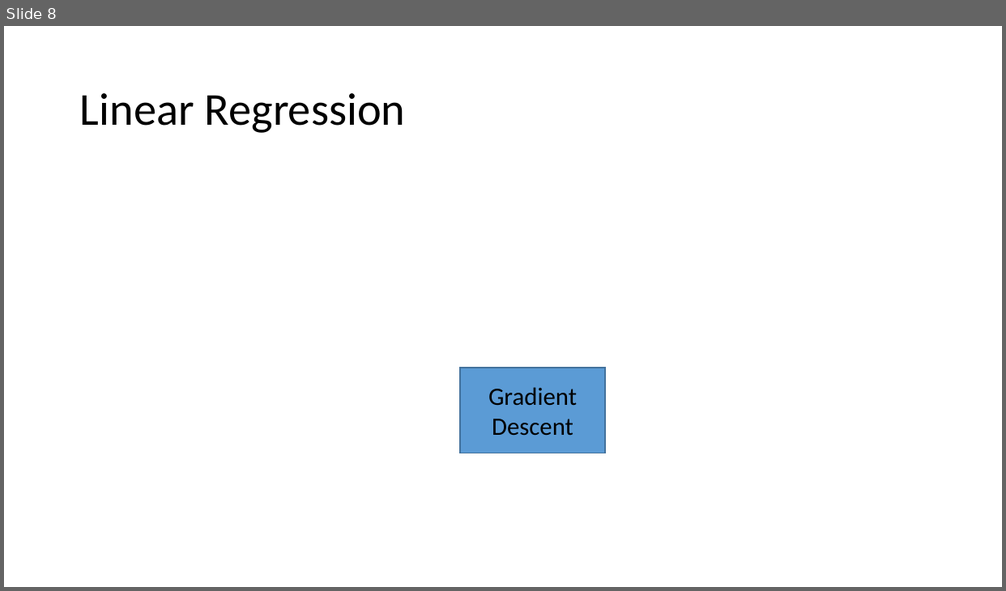
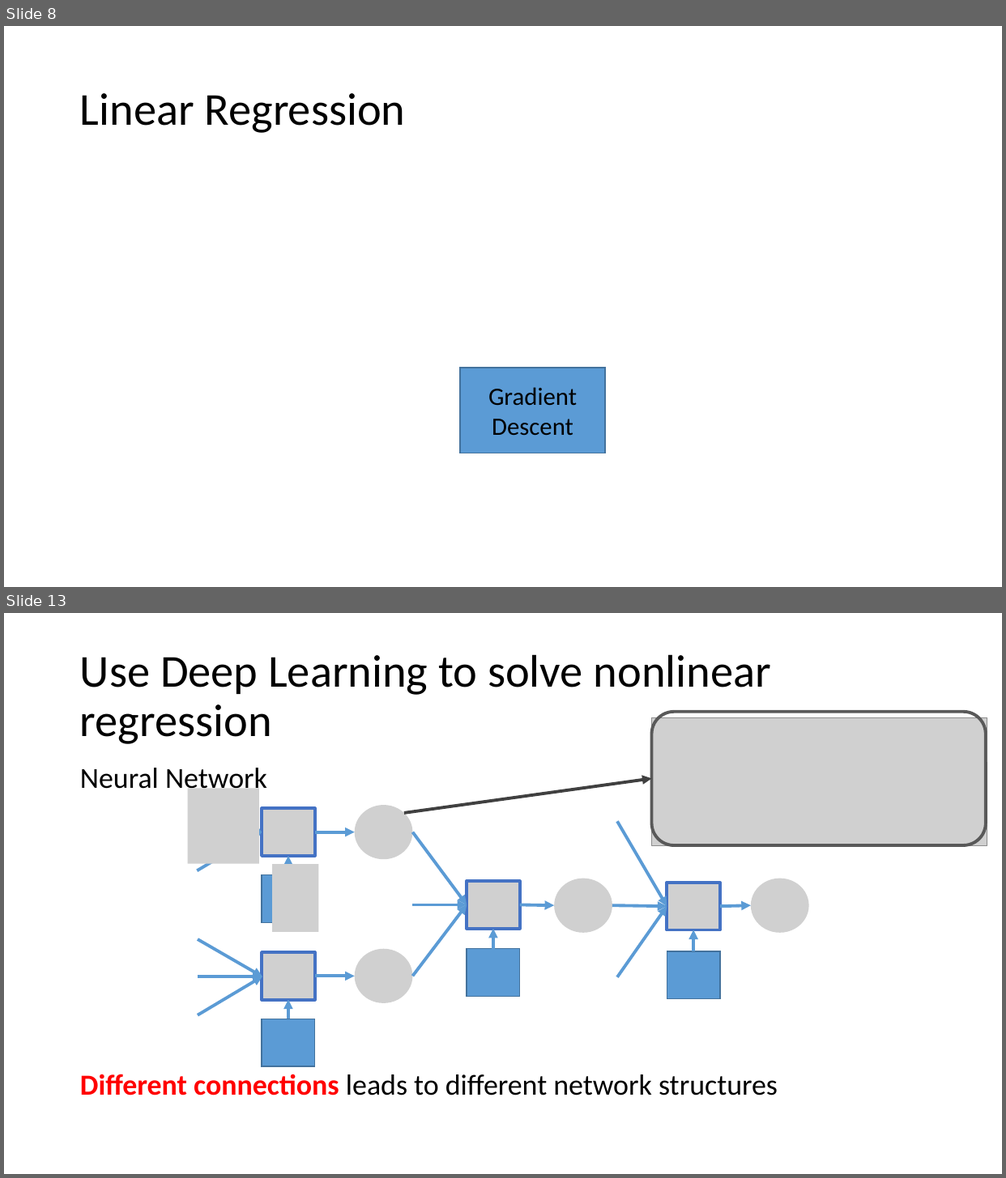
Before and after one commit to CaralBaby/Apply-Machine-Learning-in-Motion-Planning, a slide deck: Introduction to Machine Learning and the Applications in Motion Planning.pptx. Shown one above the other, each under a label of ours: slide 8 before the commit, slides 8 and 13 after it; the slides between them are not shown. The pictures are 1006x591 and 1006x1178 pixels, drawn with LibreOffice and Linux fonts; fonts in the diff are those of the drawing; grey boxes stand for pictures. Boxes give left, top, right and bottom in pixels: in the first picture for what was removed or moved away, otherwise in the second. Text is boxed around its words. In the diff, an @@ line names an element or a change of style, - is before the commit and + after.

```diff
--- a/Introduction to Machine Learning and the Applications in Motion Planning.pptx
+++ b/Introduction to Machine Learning and the Applications in Motion Planning.pptx
@@ slide 13 added at [4,613,1002,1174], background #FFFFFF @@
@@ title added at [80,654,771,744], 44 pt, text #000000 @@
+Use Deep Learning to solve nonlinear regression
@@ picture added at [651,717,987,845] @@
@@ rounded rectangle added at [651,712,986,845], outline #595959 3 pt @@
@@ text added at [80,768,778,1096], 28 pt, text #000000 @@
+Neural Network
+Different connections leads to different network structures
@@ arrow added from (404, 813) to (651, 778), #404040 3 pt @@
@@ picture added at [187,788,259,864] @@
@@ picture added at [272,865,318,933] @@
@@ group added at [197,795,809,1067]: 20 arrows, 8 pictures, 4 rectangles @@
```
Also in this commit, not shown: 1 slide changed, 10 other slides added.
